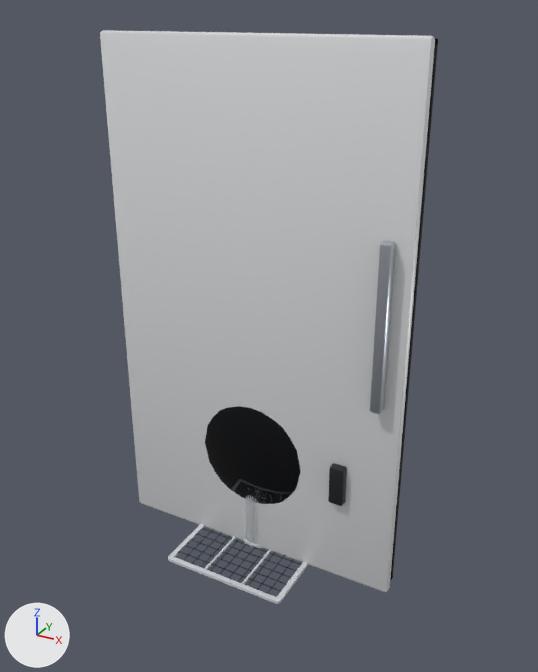
The glTF model public/models/piezas/estructura.glb as it was, and as the next commit left it.
One viewpoint serves both versions: a 50 mm lens placed at (64.1, -111.6, 103.5), pointed at (2.2, 0.8, 47.3). Every picture has the same lights, and +X, +Y and +Z are marked at lower left. The first picture is the older version. Where no turn or scale is listed for an object, it has been applied to the vertices.

Names of what the first picture shows: 'filtro__cuerpo', 'filtro__ranura', 'puerta@ojo_de_buey__vidrio', 'puerta__cuerpo', 'puerta__goma', 'puerta__metal' and 3 more.
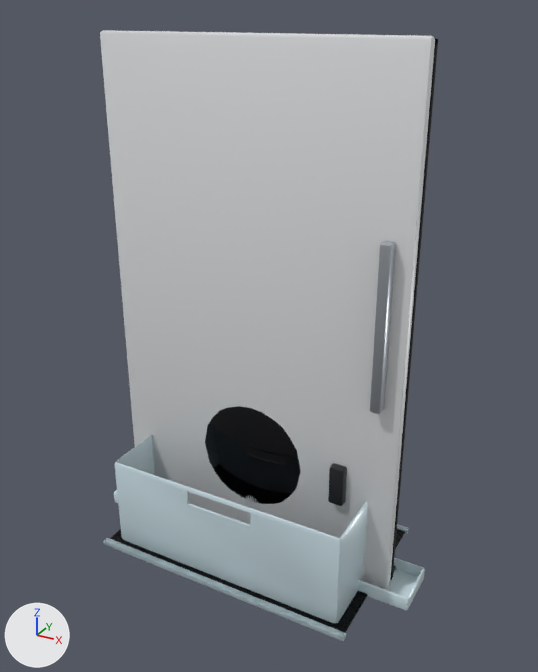
Patch to the scene script:
```diff
--- a/public/models/piezas/estructura.glb.py
+++ b/public/models/piezas/estructura.glb.py
@@ mat_cuerpo_bandeja @@
+mat_cuerpo_bandeja = principled_material('cuerpo.bandeja')
+mat_cuerpo_bandeja.base_color = (0.624, 0.768, 0.823)  # pale blue #cfe3ea
+mat_cuerpo_bandeja.metallic = 0.1
+mat_cuerpo_bandeja.roughness = 0.25
@@ me_bandeja_estante__vidrio @@
+me_bandeja_estante__vidrio.from_pydata(...)  # a box spanning x -27.0..27.0, y -17.0..17.0, z 0.4..0.8
+me_bandeja_estante__vidrio.materials.append(mat_vidrio)  # black #07090d
@@ me_bandeja_estante__cuerpo @@
+me_bandeja_estante__cuerpo.from_pydata(...)  # 112 vertices, 216 faces; spans x -27.5..27.5, y -17.5..17.5, z 0.0..1.2
+me_bandeja_estante__cuerpo.materials.append(mat_cuerpo_bandeja)  # pale blue #cfe3ea
@@ me_bandeja_goteo__cuerpo @@
+me_bandeja_goteo__cuerpo.from_pydata(...)  # 92 vertices, 176 faces; spans x -37.5..35.0, y -5.0..5.0, z 0.0..3.0
+me_bandeja_goteo__cuerpo.materials.append(mat_cuerpo_bandeja)  # pale blue #cfe3ea
@@ me_bandeja__cuerpo @@
+me_bandeja__cuerpo.from_pydata(...)  # 76 vertices, 152 faces; spans x -25.0..25.0, y -15.0..15.0, z 0.0..19.8
+me_bandeja__cuerpo.materials.append(mat_cuerpo_bandeja)  # pale blue #cfe3ea
@@ ob_estante__vidrio @@
+ob_estante__vidrio = bpy.data.objects.new('estante__vidrio', me_bandeja_estante__vidrio)
+ob_estante__vidrio.parent = ob_estante
+ob_estante__vidrio.location = (0.0, 0.0, 0.0)
@@ ob_estante @@
+ob_estante = bpy.data.objects.new('estante', None)
+ob_estante.location = (0.0, 0.0, 0.0)
@@ ob_estante__cuerpo @@
+ob_estante__cuerpo = bpy.data.objects.new('estante__cuerpo', me_bandeja_estante__cuerpo)
+ob_estante__cuerpo.parent = ob_estante
+ob_estante__cuerpo.location = (0.0, 0.0, 0.0)
@@ ob_bandeja_goteo__cuerpo @@
+ob_bandeja_goteo__cuerpo = bpy.data.objects.new('bandeja@goteo__cuerpo', me_bandeja_goteo__cuerpo)
+ob_bandeja_goteo__cuerpo.location = (0.0, 0.0, 0.0)
@@ ob_bandeja_estante__vidrio @@
+ob_bandeja_estante__vidrio = bpy.data.objects.new('bandeja@estante__vidrio', me_bandeja_estante__vidrio)
+ob_bandeja_estante__vidrio.parent = ob_bandeja_estante
+ob_bandeja_estante__vidrio.location = (0.0, 0.0, 0.0)
@@ ob_bandeja_estante @@
+ob_bandeja_estante = bpy.data.objects.new('bandeja@estante', None)
+ob_bandeja_estante.location = (0.0, 0.0, 0.0)
@@ ob_bandeja_estante__cuerpo @@
+ob_bandeja_estante__cuerpo = bpy.data.objects.new('bandeja@estante__cuerpo', me_bandeja_estante__cuerpo)
+ob_bandeja_estante__cuerpo.parent = ob_bandeja_estante
+ob_bandeja_estante__cuerpo.location = (0.0, 0.0, 0.0)
@@ ob_bandeja__cuerpo @@
+ob_bandeja__cuerpo = bpy.data.objects.new('bandeja__cuerpo', me_bandeja__cuerpo)
+ob_bandeja__cuerpo.location = (0.0, 0.0, 0.0)
```

What differs and where, as boxes [x1, y1, x2, y2] in the pictures (538 x 672 px):
'bandeja__cuerpo', added (pale blue)
    after: [115, 435, 368, 623]
'bandeja@estante__cuerpo', added
    after: [104, 524, 409, 642]
'bandeja@goteo__cuerpo', added
    after: [114, 490, 425, 610]
'bandeja@estante__vidrio', added
    after: [110, 529, 405, 633]
'estante__vidrio', added
    after: [112, 529, 403, 633]
'estante__cuerpo', added
    after: [104, 525, 409, 640]
